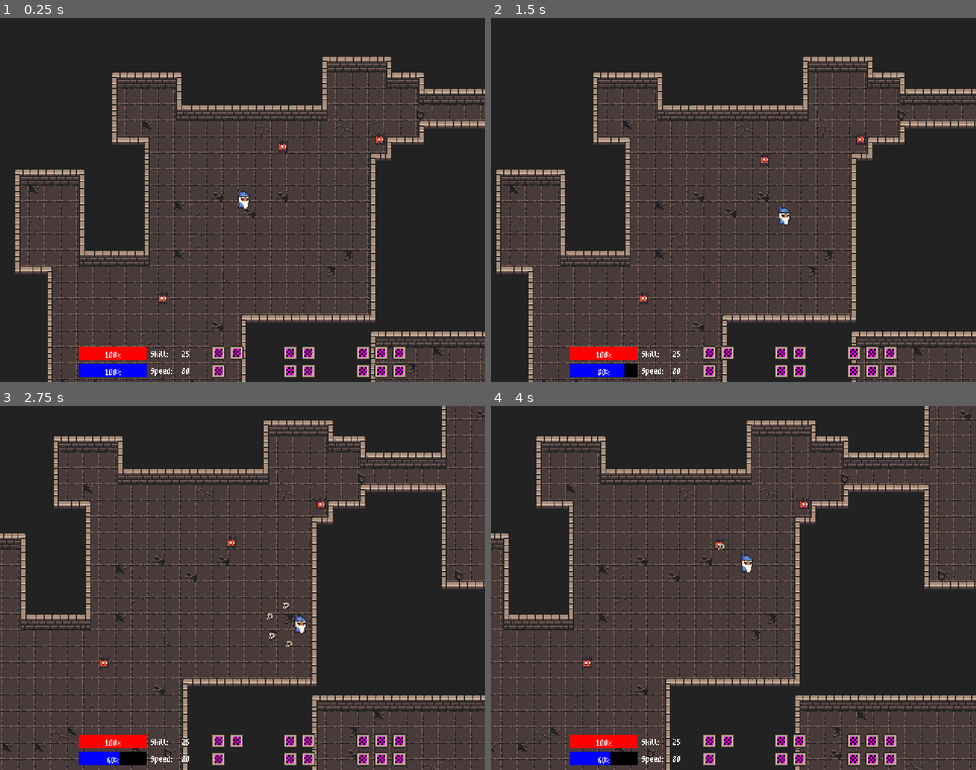
Above: before the commit, frames 1-4 (two rows, left to right).
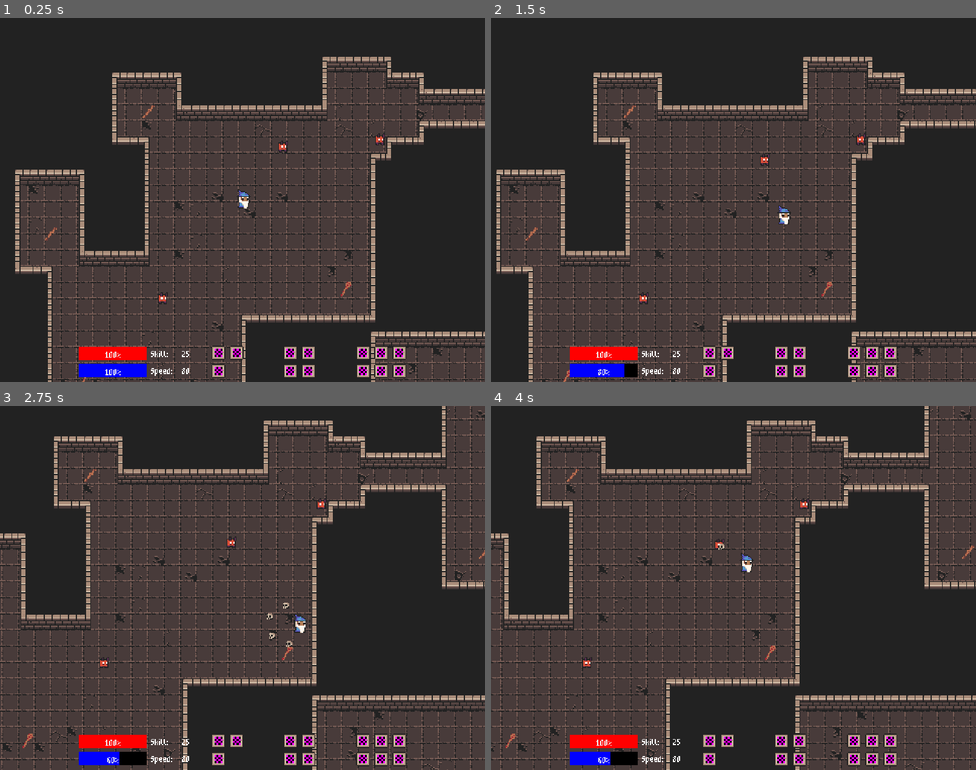
Above: after the commit, the same moments.

Repository: lownpho/mages
Game: Godot game, scene res://scenes/world.tscn
Same seed, same stepped clock (60 frames per second), same inputs: the game is played once before the commit and once after it.
Inputs (mouse positions are in pixels of both pictures, inside the frame that each line leads up to):
- Up to frame 1 (0.25 s): no input
- Up to frame 2 (1.5 s): tap Enter at 0.5 s; move the mouse to (840, 181) at 0.52 s; press the mouse at (840, 181) at 0.53 s; hold D (right) 0.53-1.28 s; move the mouse to (636, 218) at 1.27 s; release the mouse at (636, 218) at 1.28 s; hold S (down) from 1.28 s (still down); right-click (636, 218) at 1.35 s
- Up to frame 3 (2.75 s): click (145, 606) at 1.55 s; move the mouse to (291, 507) at 2.02 s; release S (down) at 2.03 s; press the mouse at (291, 507) at 2.03 s; hold D (right) from 2.03 s (still down)
- Up to frame 4 (4 s): move the mouse to (709, 660) at 2.77 s; release D (right) at 2.78 s; release the mouse at (709, 660) at 2.78 s; hold W (up) 2.78-3.53 s; click (709, 660) at 2.85 s; move the mouse to (879, 642) at 3.52 s; press the mouse at (879, 642) at 3.53 s; hold A (left) from 3.53 s (still down); right-click (879, 642) at 3.6 s

The runs differ from the first frame. In frame 1, less than 0.1% of the frame differs, in the area x 9-73%, y 24-100%; in frame 2, less than 0.1%; in frame 3, less than 0.1%; in frame 4, 0.1%, in the area x 3-100%, y 17-94%.

Commit message:
Add pickup items and test examples

Diff:
--- /dev/null
+++ b/autoload/global_defs.gd
@@ -0,0 +1,3 @@
+extends Node
+
+enum ItemType {NONE, WEAPON}
--- a/autoload/global_event.gd
+++ b/autoload/global_event.gd
@@ -4,6 +4,8 @@
 # and emitting them when necessary
 
 signal player_position_changed(position: Vector2)
+
+signal item_picked_up(item_name: String, item_type: GlobalDefs.ItemType, scene: PackedScene)
 
 # There is a better way for sure...
 signal player_max_health_changed(max_health: int)
--- a/characters/player/player.gd
+++ b/characters/player/player.gd
@@ -34,6 +34,9 @@
 
 	focus_timer.timeout.connect(_recover_mana)
 
+	GlobalEvent.item_picked_up.connect(_on_item_pickup)
+
+	# Change format here!
 	GlobalEvent.emit_signal("player_max_health_changed", max_health)
 	GlobalEvent.emit_signal("player_health_changed", health)
 	GlobalEvent.emit_signal("player_max_mana_changed", max_mana)
@@ -113,3 +116,12 @@
 
 	if health <= 0:
 		_die()
+
+func _on_item_pickup(item_name: String, item_type: GlobalDefs.ItemType, scene: PackedScene) -> void:
+	print(name, " picked up ", item_name, " of type ", item_type, " : ", scene)
+	match item_type:
+		GlobalDefs.ItemType.WEAPON:
+			weapon.queue_free()
+			weapon = scene.instantiate()
+			weapon.name = "Weapon"
+			add_child(weapon)
--- /dev/null
+++ b/characters/player/weapons/test_multiple/test_multiple_pickup.tscn
@@ -0,0 +1,24 @@
+[gd_scene load_steps=5 format=3 uid="uid://c8ng02rmb8ktf"]
+
+[ext_resource type="Script" uid="uid://diux2k5rv6r8v" path="res://components/items/pickup_item.gd" id="1_ai3v2"]
+[ext_resource type="PackedScene" uid="uid://cfprbr6vp5rv6" path="res://characters/player/weapons/test_multiple/test_multiple_weapon.tscn" id="2_agids"]
+[ext_resource type="Texture2D" uid="uid://ptqtdgoor86k" path="res://characters/player/weapons/weapons.png" id="3_4rwbd"]
+
+[sub_resource type="CircleShape2D" id="CircleShape2D_p6t4b"]
+radius = 6.0
+
+[node name="TestMultiplePickup" type="Area2D"]
+collision_layer = 0
+collision_mask = 16
+monitorable = false
+script = ExtResource("1_ai3v2")
+type = 1
+item = ExtResource("2_agids")
+
+[node name="CollisionShape2D" type="CollisionShape2D" parent="."]
+shape = SubResource("CircleShape2D_p6t4b")
+
+[node name="Sprite2D" type="Sprite2D" parent="."]
+texture = ExtResource("3_4rwbd")
+region_enabled = true
+region_rect = Rect2(16, 0, 16, 16)
--- /dev/null
+++ b/characters/player/weapons/test_single/test_single_pickup.tscn
@@ -0,0 +1,24 @@
+[gd_scene load_steps=5 format=3 uid="uid://c6nropxss6wq4"]
+
+[ext_resource type="Script" uid="uid://diux2k5rv6r8v" path="res://components/items/pickup_item.gd" id="1_21v3p"]
+[ext_resource type="PackedScene" uid="uid://1ist7gluut4v" path="res://characters/player/weapons/test_single/test_single_weapon.tscn" id="2_40804"]
+[ext_resource type="Texture2D" uid="uid://ptqtdgoor86k" path="res://characters/player/weapons/weapons.png" id="2_cmci7"]
+
+[sub_resource type="CircleShape2D" id="CircleShape2D_p6t4b"]
+radius = 6.0
+
+[node name="TestSinglePickup" type="Area2D"]
+collision_layer = 0
+collision_mask = 16
+monitorable = false
+script = ExtResource("1_21v3p")
+type = 1
+item = ExtResource("2_40804")
+
+[node name="CollisionShape2D" type="CollisionShape2D" parent="."]
+shape = SubResource("CircleShape2D_p6t4b")
+
+[node name="Sprite2D" type="Sprite2D" parent="."]
+texture = ExtResource("2_cmci7")
+region_enabled = true
+region_rect = Rect2(0, 0, 16, 16)
--- /dev/null
+++ b/components/items/pickup_item.gd
@@ -0,0 +1,11 @@
+extends Area2D
+
+@export var type: GlobalDefs.ItemType
+@export var item: PackedScene
+
+func _ready() -> void:
+	body_entered.connect(_on_body_entered)
+
+func _on_body_entered(body: Node2D) -> void:
+	GlobalEvent.item_picked_up.emit(name, type, item)
+	queue_free()
--- /dev/null
+++ b/components/items/pickup_item.tscn
@@ -0,0 +1,21 @@
+[gd_scene load_steps=4 format=3 uid="uid://dix81e2eu2yg1"]
+
+[ext_resource type="Script" uid="uid://diux2k5rv6r8v" path="res://components/items/pickup_item.gd" id="1_gc0r4"]
+
+[sub_resource type="CircleShape2D" id="CircleShape2D_p6t4b"]
+radius = 6.0
+
+[sub_resource type="PlaceholderTexture2D" id="PlaceholderTexture2D_27y4t"]
+size = Vector2(16, 16)
+
+[node name="PickupItem" type="Area2D"]
+collision_layer = 0
+collision_mask = 0
+monitorable = false
+script = ExtResource("1_gc0r4")
+
+[node name="CollisionShape2D" type="CollisionShape2D" parent="."]
+shape = SubResource("CircleShape2D_p6t4b")
+
+[node name="Sprite2D" type="Sprite2D" parent="."]
+texture = SubResource("PlaceholderTexture2D_27y4t")
--- a/project.godot
+++ b/project.godot
@@ -18,6 +18,7 @@
 [autoload]
 
 GlobalEvent="*res://autoload/global_event.gd"
+GlobalDefs="*res://autoload/global_defs.gd"
 
 [display]
 
--- a/scenes/world.tscn
+++ b/scenes/world.tscn
@@ -1,10 +1,12 @@
-[gd_scene load_steps=6 format=4 uid="uid://csw2alambl3eb"]
+[gd_scene load_steps=8 format=4 uid="uid://csw2alambl3eb"]
 
 [ext_resource type="PackedScene" uid="uid://cqjpouw1xepax" path="res://characters/player/player.tscn" id="1_nnsk1"]
 [ext_resource type="TileSet" uid="uid://lnp31c8lttjb" path="res://tilemaps/ground.tres" id="2_4wyf3"]
 [ext_resource type="TileSet" uid="uid://qvvs2lwd2gyo" path="res://tilemaps/walls.tres" id="2_rwgxs"]
 [ext_resource type="PackedScene" uid="uid://dvri3pbaf2jes" path="res://characters/enemies/small_demon/small_demon.tscn" id="4_k0juu"]
 [ext_resource type="PackedScene" uid="uid://b01pqypkc7tru" path="res://gui/ui.tscn" id="5_71j4m"]
+[ext_resource type="PackedScene" uid="uid://c6nropxss6wq4" path="res://characters/player/weapons/test_single/test_single_pickup.tscn" id="6_qfnet"]
+[ext_resource type="PackedScene" uid="uid://c8ng02rmb8ktf" path="res://characters/player/weapons/test_multiple/test_multiple_pickup.tscn" id="7_i7141"]
 
 [node name="World" type="Node2D"]
 
@@ -25,11 +27,34 @@
 tile_map_data = PackedByteArray("AAAzADMAAwAJAAIAAAAzADIAAwAJAAIAAAAzADEAAwAJAAIAAAAzADAAAwAJAAIAAAAzAC8AAwAJAAIAAAAzAC …(60432 unchanged characters)…
 tile_set = ExtResource("2_rwgxs")
 
-[node name="SmallDemon" parent="." instance=ExtResource("4_k0juu")]
+[node name="Enemies" type="Node2D" parent="."]
+
+[node name="SmallDemon" parent="Enemies" instance=ExtResource("4_k0juu")]
 position = Vector2(203, 58)
 
-[node name="SmallDemon2" parent="." instance=ExtResource("4_k0juu")]
+[node name="SmallDemon2" parent="Enemies" instance=ExtResource("4_k0juu")]
 position = Vector2(84, 208)
 
-[node name="SmallDemon3" parent="." instance=ExtResource("4_k0juu")]
+[node name="SmallDemon3" parent="Enemies" instance=ExtResource("4_k0juu")]
 position = Vector2(299, 51)
+
+[node name="pickups" type="Node2D" parent="."]
+position = Vector2(299, 51)
+
+[node name="TestSinglePickup" parent="pickups" instance=ExtResource("6_qfnet")]
+position = Vector2(-228, -28)
+
+[node name="TestSinglePickup2" parent="pickups" instance=ExtResource("6_qfnet")]
+position = Vector2(163, 48)
+
+[node name="TestSinglePickup3" parent="pickups" instance=ExtResource("6_qfnet")]
+position = Vector2(-325, 93)
+
+[node name="TestMultiplePickup" parent="pickups" instance=ExtResource("7_i7141")]
+position = Vector2(-33, 148)
+
+[node name="TestMultiplePickup2" parent="pickups" instance=ExtResource("7_i7141")]
+position = Vector2(177, -100)
+
+[node name="TestMultiplePickup3" parent="pickups" instance=ExtResource("7_i7141")]
+position = Vector2(-290, 235)
Not shown, added: autoload/global_defs.gd.uid
Binary file added: characters/player/weapons/weapons.png
Not shown, added: characters/player/weapons/weapons.png.import
Not shown, added: components/items/pickup_item.gd.uid
